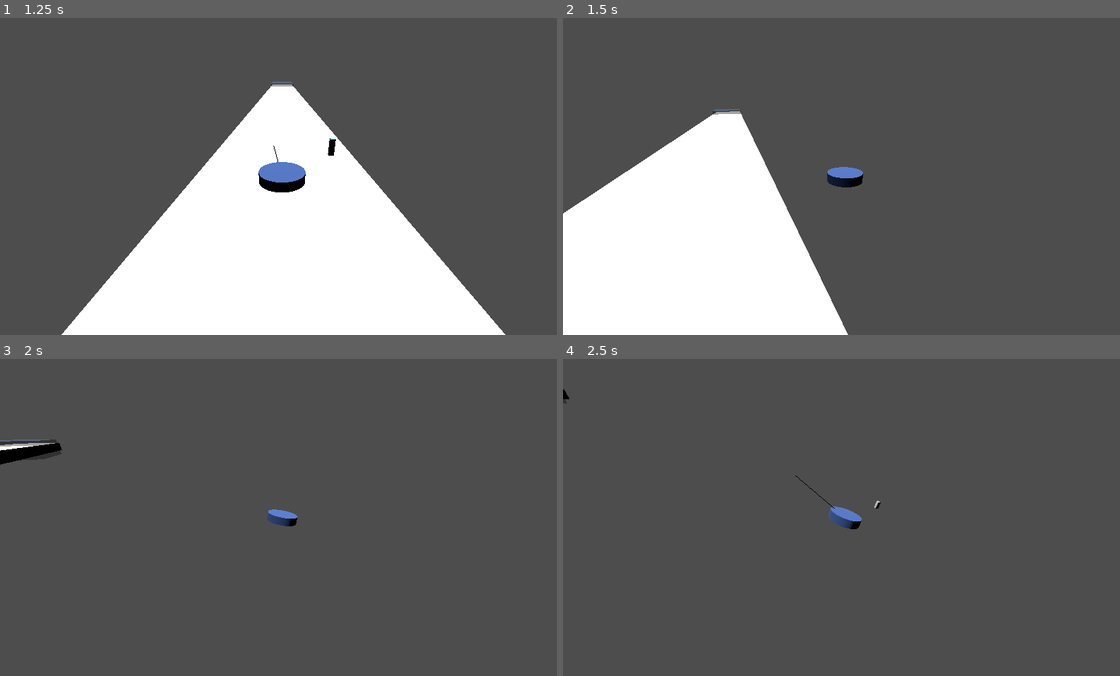
Above: before the commit, frames 1-4 (two rows, left to right).
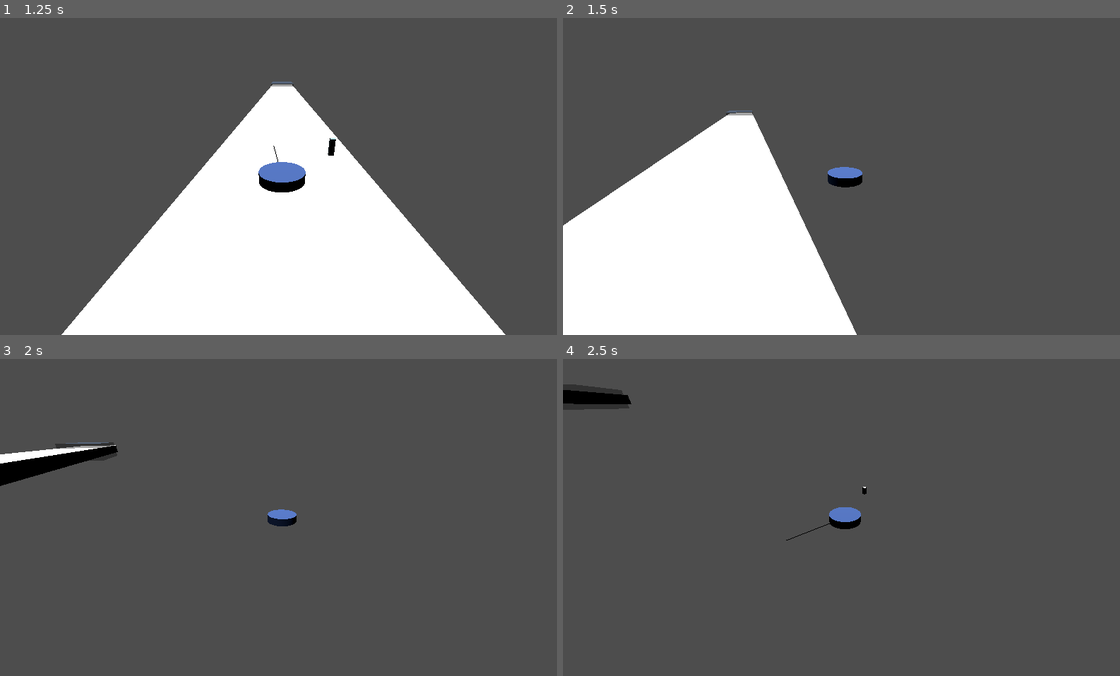
Above: after the commit, the same moments.

Repository: Andraszao/PuckPuckGo
Game: Godot game, scene res://scenes/shuffleboard.tscn
Two runs of this game, one before a commit and one after it. Both use one fixed random seed, a clock stepped at 60 frames per second and the inputs below.
Inputs (mouse positions are in pixels of both pictures, inside the frame that each line leads up to):
- Up to frame 1 (1.25 s): move the mouse to (406, 160) at 0.52 s; press the mouse at (406, 160) at 0.53 s
- Up to frame 2 (1.5 s): move the mouse to (730, 192) at 1.27 s; release the mouse at (730, 192) at 1.28 s; click (730, 192) at 1.35 s
- Up to frame 3 (2 s): no input
- Up to frame 4 (2.5 s): move the mouse to (902, 447) at 2.02 s; press the mouse at (902, 447) at 2.03 s

Frame 1 is identical in both runs. In frame 2, 2.5% of the frame differs, in the area x 0-54%, y 28-100%; in frame 3, 2.0%; in frame 4, 1.1%.

Commit message:
v.02
adding spin/rotation, need to fix indicator positions, etc

Diff:
--- a/scripts/puck.gd
+++ b/scripts/puck.gd
@@ -14,13 +14,13 @@
 var power_bar_max_height = 1.0  # Maximum height of the power bar
 
 func _ready():
-	# Create the aim indicator (e.g., an arrow or a line)
+	# Create an aim indicator visual
 	var aim_mesh = ImmediateMesh.new()
 	aim_indicator = MeshInstance3D.new()
 	aim_indicator.mesh = aim_mesh
 	add_child(aim_indicator)
 
-	# Create the power bar indicator
+	# Create a power bar indicator visual
 	power_bar = MeshInstance3D.new()
 	var power_bar_mesh = BoxMesh.new()
 	power_bar_mesh.size = Vector3(0.1, 0.1, 0.1)  # Initial size of the power bar
@@ -70,6 +70,11 @@
 func launch_puck():
 	var launch_force = min_launch_force + (max_launch_force - min_launch_force) * (power / 100.0)
 	apply_central_impulse(launch_direction * launch_force)
+
+	# Add rotation to the puck based on the launch direction
+	var rotation_strength = 5.0  # Adjust the rotation strength as needed
+	apply_torque_impulse(Vector3.UP * rotation_strength)
+
 	power = 0  # Reset the power after launching
 
 func update_aim_indicator():
--- a/scripts/score_area.gd
+++ b/scripts/score_area.gd
@@ -20,8 +20,13 @@
 
 func _physics_process(delta):
 	if puck_inside and not points_awarded:
-		var puck_velocity = get_tree().get_nodes_in_group("puck")[0].linear_velocity
+		var puck = get_tree().get_nodes_in_group("puck")[0]
+		var puck_velocity = puck.linear_velocity
+		var puck_angular_velocity = puck.angular_velocity
+
 		print("Puck velocity: ", puck_velocity)
+		print("Puck angular velocity: ", puck_angular_velocity)
+
 		if puck_velocity.length() < 0.5:  # Increased threshold to 0.5
 			award_points()
 			points_awarded = true
